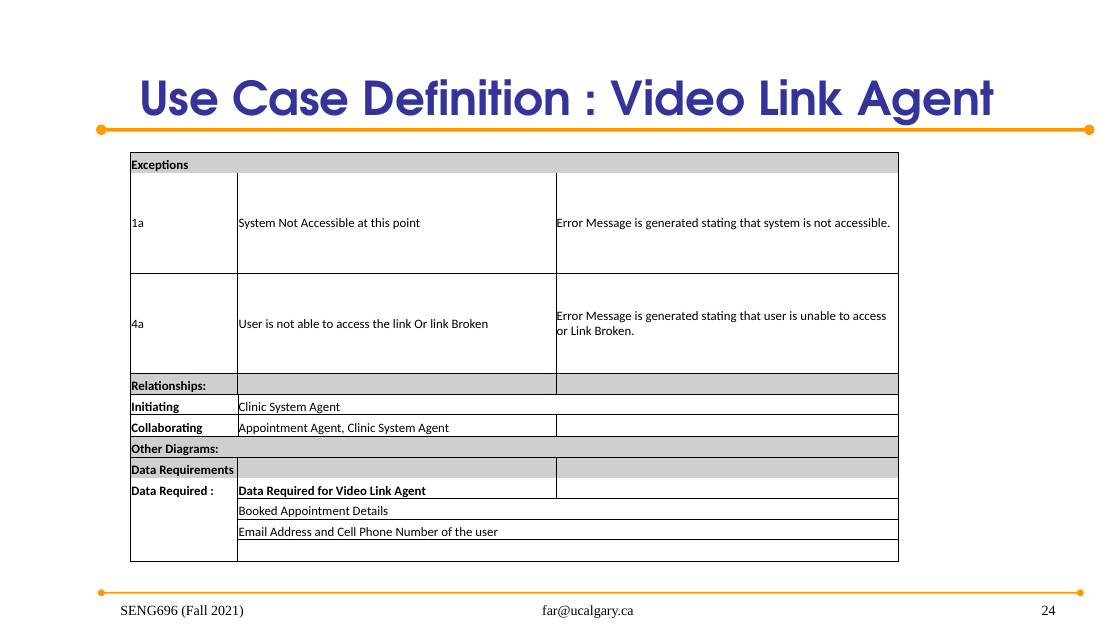
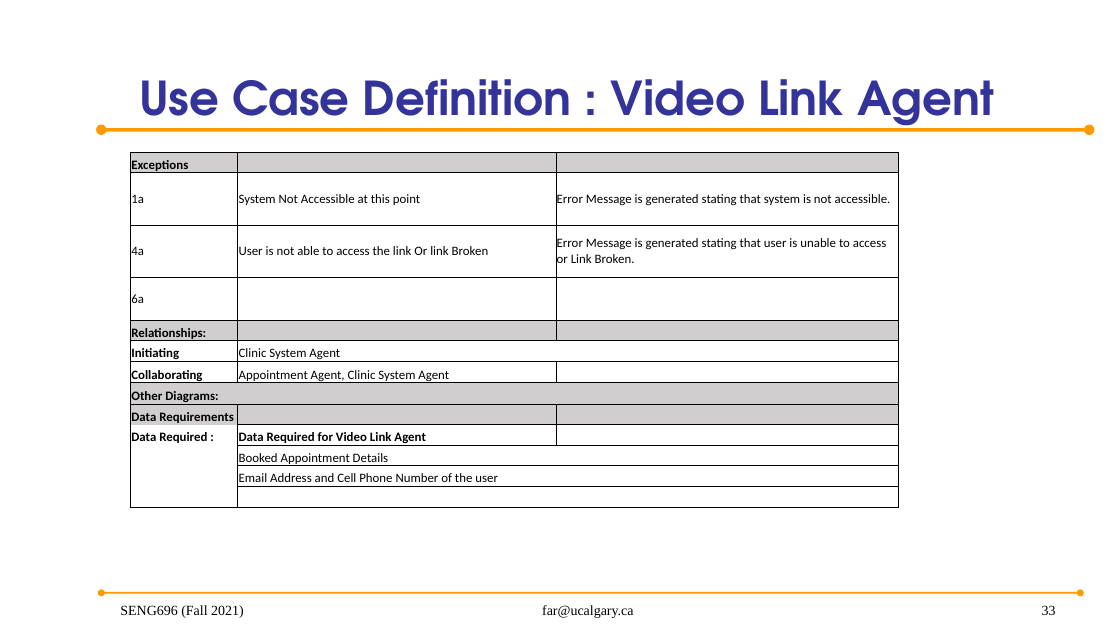
Before and after one commit to anish30145784/SENG696_GroupD, a slide deck: slide 33 of GroupD_ProjectPresentation.pptx (slide 24 before the commit). Drawn at 1120x630 pixels with LibreOffice and Linux fonts; fonts in the diff are those of the drawing; background and template pictures are left out. Boxes give left, top, right and bottom in pixels: in the first picture for what was removed or moved away, otherwise in the second. Text is boxed around its words. In the diff, an @@ line names an element or a change of style, - is before the commit and + after.

Commit message:
Added tech overview for the twilio meesaging service, updated exceptions of all agent and some ppt layout changes

```diff
--- a/GroupD_ProjectPresentation.pptx
+++ b/GroupD_ProjectPresentation.pptx
@@ table at [131,152,899,507] @@
+row 4: 6a |  | 
@@ page number at [1042,605,1056,615]: text changed @@
-24
+33
```
Also in this commit, not shown: 11 other slides changed, 9 slides added, 9 other files.
